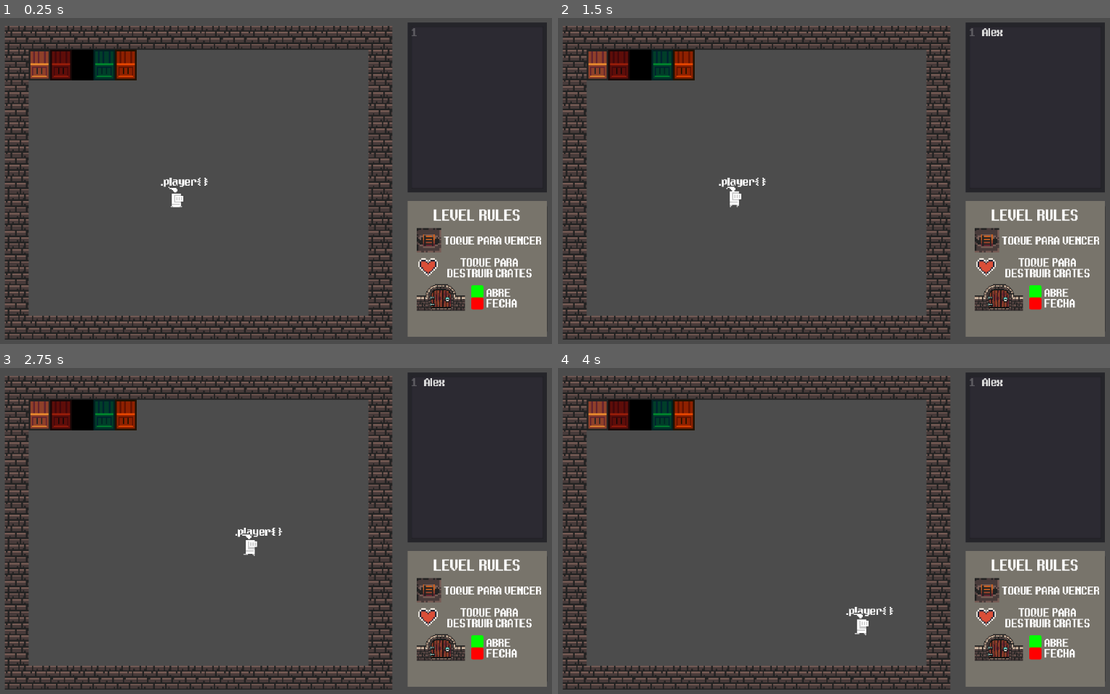
Above: before the commit, frames 1-4 (two rows, left to right).
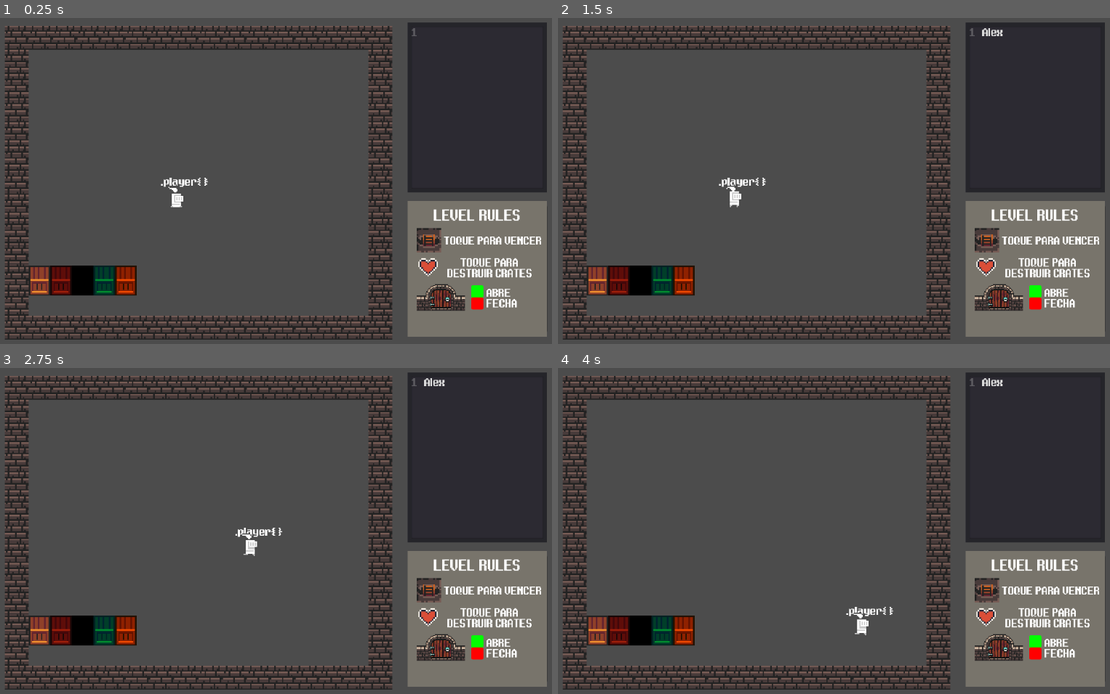
Above: after the commit, the same moments.

Repository: PedroSteinmacherEngelhardt/styleKnight
Game: Godot game, scene res://levels/level3/Level3.tscn
The game is run twice, just before and just after one commit, with the same random seed, the same clock (stepped at 60 frames per second) and the same inputs.
Inputs (mouse positions are in pixels of both pictures, inside the frame that each line leads up to):
- Up to frame 1 (0.25 s): no input
- Up to frame 2 (1.5 s): click (1032, 106) at 0.52 s; type "Alex" at 0.6 s; click (756, 181) at 1.25 s
- Up to frame 3 (2.75 s): hold Right (ui_right) from 2.03 s (still down)
- Up to frame 4 (4 s): release Right (ui_right) at 2.78 s; hold Down (ui_down) 2.78-3.53 s; hold Right (ui_right) from 3.53 s (still down)

The runs differ from the first frame. In frame 1, 3.6% of the frame differs, in the area x 5-25%, y 9-86%; in frame 2, 3.6%; in frame 3, 3.6%; in frame 4, 3.6%.

Commit message:
fix flexbox

Diff:
--- a/levels/level3/Div.gd
+++ b/levels/level3/Div.gd
@@ -72,99 +72,15 @@
 		count+=1
 		i+=count
 
-		var increment = 0
-		var local = 0
-
 		match a[i]:
 			"justify-content":
 				tempFunctions.append_array([a[i],a[i+1]])
-				match a[i+1]:
-
-					"center":
-						match flexDirection:
-							"column":
-								local = halfContainerY - boxSpaceY/2
-								increment = boxSizeY
-								basic_placement(local, increment, offSetY)
-
-							_:
-								local = halfContainerX - boxSpaceX/2
-								for box in boxList:
-									box.position.x = local - offSetX
-									local += boxSizeX
-
-					"flex-end":
-						local = containerSizeX - boxSpaceX
-						for box in boxList:
-							box.position.x = local - offSetX
-							local += boxSizeX
-
-					"space-between":
-						increment = containerSizeX - boxSizeX
-						increment /= boxQuantidade - 1
-						for box in boxList:
-							box.position.x = local - offSetX
-							local += increment
-
-					"space-around":
-						increment = containerSizeX - boxSpaceX
-						increment = increment/(boxQuantidade * 2)
-						increment += boxSizeX/2
-						for box in boxList:
-							local += increment
-							box.position.x = local - (offSetX + boxSizeX/2)
-							local += increment
-
-					"space-evenly":
-						increment = containerSizeX - boxSpaceX
-						increment = increment/(boxQuantidade + 1)
-						local += increment + boxSizeX/2
-						for box in boxList:
-							box.position.x = local - (offSetX + boxSizeX/2)
-							local += increment + boxSizeX
-
-					_:
-						match flexDirection:
-							"column":
-								for box in boxList:
-									box.position.y = local - offSetY
-									local += boxSizeY
-
-							_:
-								for box in boxList:
-									box.position.x = local - offSetX
-									local += boxSizeX
+				justify_content(a[i+1])
+
 
 			"align-items":
 				tempFunctions.append_array([a[i],a[i+1]])
-				match a[i+1]:
-
-					"center":
-						match flexDirection:
-							"column":
-								local = halfContainerX - boxSizeX/2
-								for box in boxQuantidade:
-									get_child(box).position.x = local - offSetX
-
-							_:
-								local = halfContainerY - boxSizeY/2
-								for box in boxQuantidade:
-									get_child(box).position.y = local - offSetY
-
-					"flex-end":
-						local = containerSizeY - boxSizeY
-						for box in boxList:
-							box.position.y = local - offSetY
-
-					_:
-						match flexDirection:
-							"column":
-								for box in boxQuantidade:
-									get_child(box).position.x = local - offSetX
-
-							_:
-								for box in boxQuantidade:
-									get_child(box).position.y = local - offSetY
+
 
 			"flex-direction":
 				flexDirection = a[i+1]
@@ -172,8 +88,109 @@
 
 			_:
 				break
+
 		if not a[0] == "reset":
 			functions = tempFunctions
+
+
+func justify_content(parament):
+	var local = 0
+	var increment = 0
+
+	match parament:
+		"center":
+			match flexDirection:
+				"column":
+					local = halfContainerY - boxSpaceY/2
+					increment = boxSizeY
+					basic_placement_X(local, increment, offSetY)
+				#alteração louca kk
+				"row-revese":
+					local = halfContainerX - boxSpaceX/2
+					for box in boxList:
+						box.position.x = local - offSetX
+						local += boxSizeX
+
+				_:
+					local = halfContainerX - boxSpaceX/2
+					for box in boxList:
+						box.position.x = local - offSetX
+						local += boxSizeX
+
+		"flex-end":
+			local = containerSizeX - boxSpaceX
+			for box in boxList:
+				box.position.x = local - offSetX
+				local += boxSizeX
+
+		"space-between":
+			increment = containerSizeX - boxSizeX
+			increment /= boxQuantidade - 1
+			for box in boxList:
+				box.position.x = local - offSetX
+				local += increment
+
+		"space-around":
+			increment = containerSizeX - boxSpaceX
+			increment = increment/(boxQuantidade * 2)
+			increment += boxSizeX/2
+			for box in boxList:
+				local += increment
+				box.position.x = local - (offSetX + boxSizeX/2)
+				local += increment
+
+		"space-evenly":
+			increment = containerSizeX - boxSpaceX
+			increment = increment/(boxQuantidade + 1)
+			local += increment + boxSizeX/2
+			for box in boxList:
+				box.position.x = local - (offSetX + boxSizeX/2)
+				local += increment + boxSizeX
+
+		_:
+			match flexDirection:
+				"column":
+					for box in boxList:
+						box.position.y = local - offSetY
+						local += boxSizeY
+
+				_:
+					for box in boxList:
+						box.position.x = local - offSetX
+						local += boxSizeX
+
+
+func align_items(parament):
+	var local = 0
+	var increment = 0
+
+	match parament:
+		"center":
+			match flexDirection:
+				"column":
+					local = halfContainerX - boxSizeX/2
+					for box in boxQuantidade:
+						get_child(box).position.x = local - offSetX
+
+				_:
+					local = halfContainerY - boxSizeY/2
+					for box in boxQuantidade:
+						get_child(box).position.y = local - offSetY
+
+		"flex-end":
+			local = containerSizeY - boxSizeY
+			for box in boxList:
+				box.position.y = local - offSetY
+
+		_:
+			match flexDirection:
+				"column":
+					for box in boxQuantidade:
+						get_child(box).position.x = local - offSetX
+
+				_:
+					for box in boxQuantidade:
+						get_child(box).position.y = local - offSetY
 
 
 func add_boxes():
@@ -198,7 +215,13 @@
 				boxList[j] = temp
 
 
-func basic_placement(local, increment, offSet):
+func basic_placement_X(local, increment, offSet):
+	for box in boxList:
+		boxList[box].position.y = local - offSet
+		local += increment
+
+
+func basic_placement_X_reverse(local, increment, offSet):
 	for box in range(len(boxList) - 1, -1, -1):
 		boxList[box].position.y = local - offSet
 		local += increment
